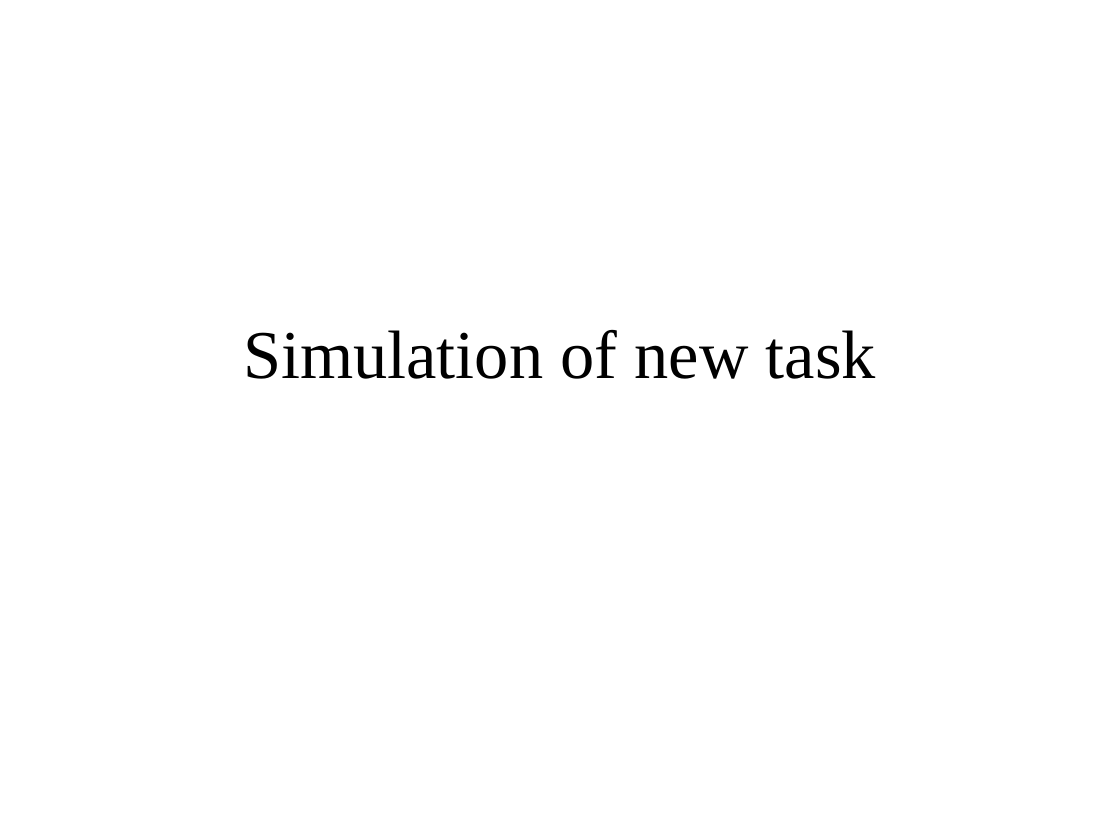
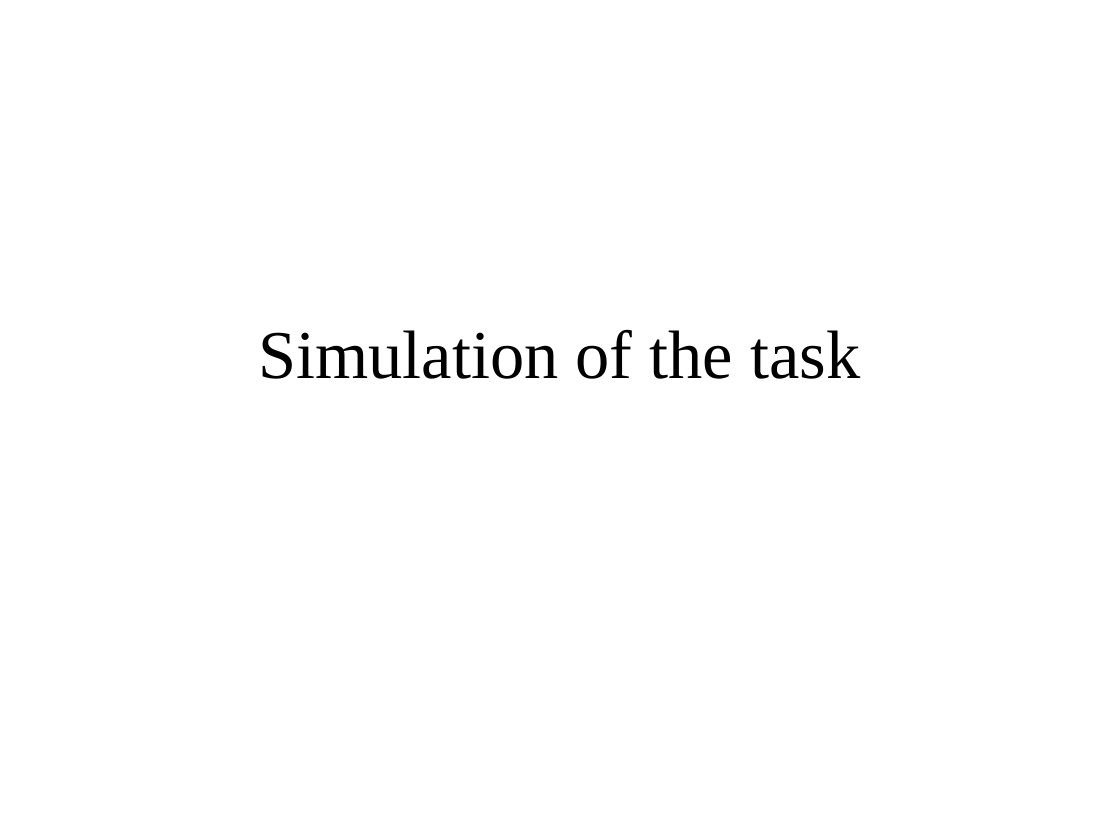
Before and after one commit to imemoof/-sdm, a slide deck: slide 5 of simulation/Simulation.pptx (slide 1 before the commit). Drawn at 1120x840 pixels with LibreOffice and Linux fonts; fonts in the diff are those of the drawing. Boxes give left, top, right and bottom in pixels: in the first picture for what was removed or moved away, otherwise in the second. Text is boxed around its words. In the diff, an @@ line names an element or a change of style, - is before the commit and + after.

```diff
--- a/simulation/Simulation.pptx
+++ b/simulation/Simulation.pptx
@@ title at [258, 330, 860, 379]: text changed @@
-Simulation of new task
+Simulation of the task
```
Also in this commit, not shown: 1 other slide changed, 4 slides added, 19 other files.
